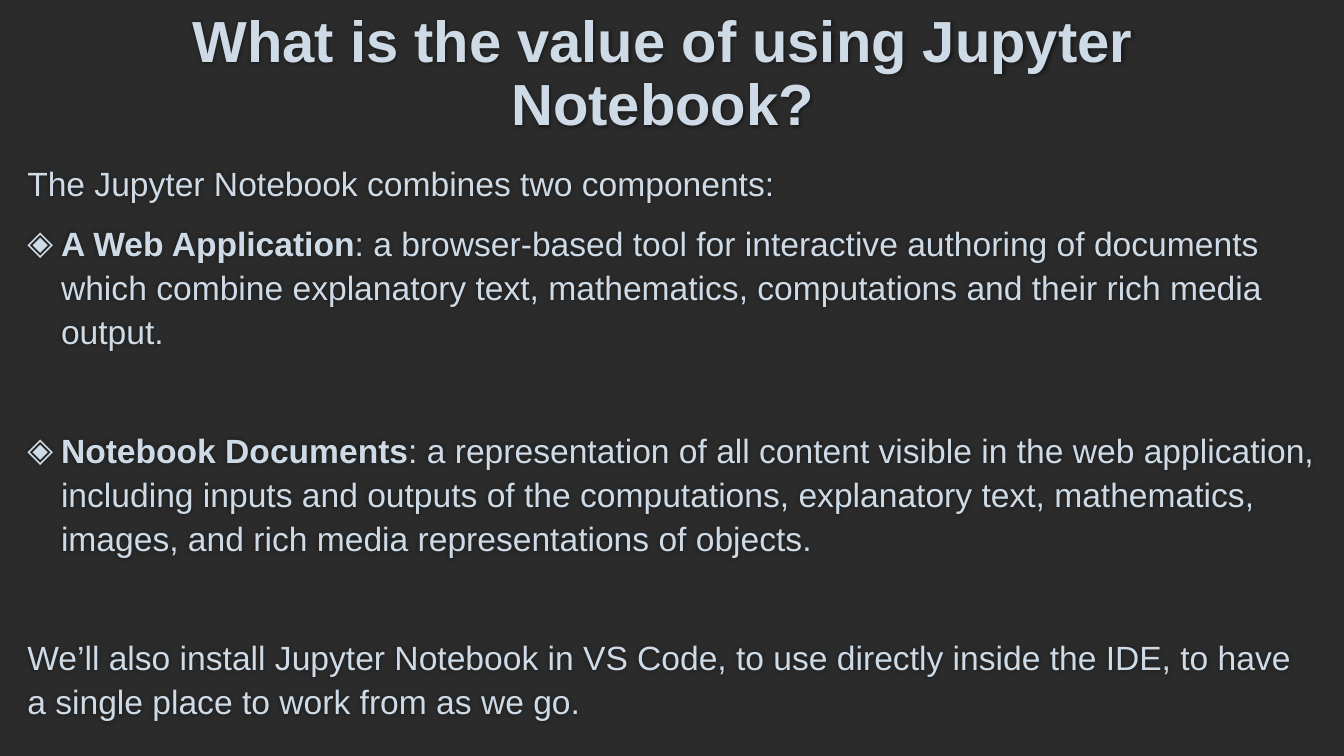
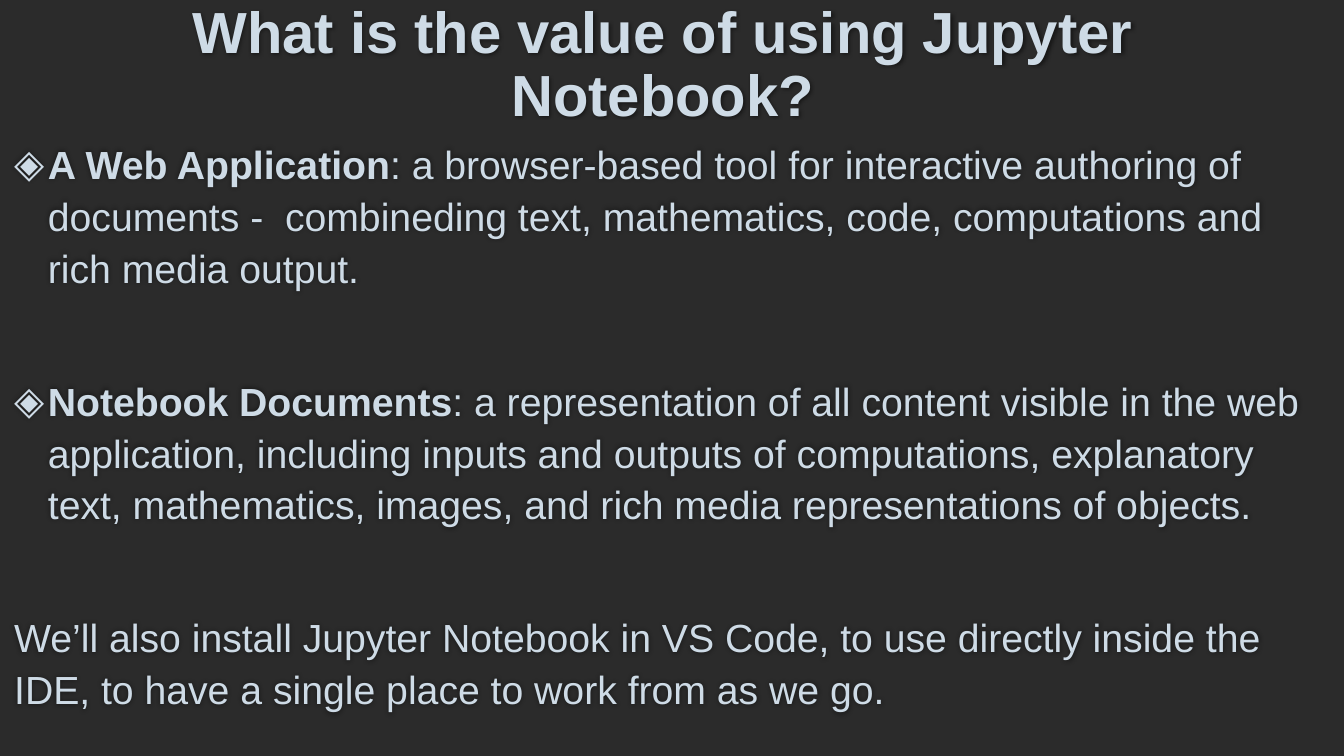
Before and after one commit to torres11991/dap-curriculum, a slide deck: slide 3 of Section05/5.1.2-Python_JupyterNotebook.pptx. Drawn at 1344x756 pixels with LibreOffice and Linux fonts; fonts in the diff are those of the drawing; background and template pictures are left out; a plain dark background stands for a picture behind light text. Boxes give left, top, right and bottom in pixels: in the first picture for what was removed or moved away, otherwise in the second. Text is boxed around its words. In the diff, an @@ line names an element or a change of style, - is before the commit and + after.

```diff
--- a/Section05/5.1.2-Python_JupyterNotebook.pptx
+++ b/Section05/5.1.2-Python_JupyterNotebook.pptx
@@ title "What is the value of ...": place and size @@
-title "What is the value of ..." at <box>192,20,1132,126</box>
+title "What is the value of ..." at <box>192,11,1132,117</box>
@@ text "A Web Application: a browser-based ...": place and size @@
-text "A Web Application: a browser-based ..." at <box>27,171,1314,721</box>
+text "A Web Application: a browser-based ..." at <box>14,150,1299,712</box>
@@ text at <box>48,150,1299,527</box>: text changed; size 24 to 28 pt @@
-The Jupyter Notebook combines two components:
-◈ A Web Application: a browser-based tool for interactive authoring of documents which combine explanatory text, mathematics, computations and their rich media output.
-◈ Notebook Documents: a representation of all content visible in the web application, including inputs and outputs of the computations, explanatory text, mathematics, images, and rich media representations of objects.
+◈ A Web Application: a browser-based tool for interactive authoring of documents - combineding text, mathematics, code, computations and rich media output.
+◈ Notebook Documents: a representation of all content visible in the web application, including inputs and outputs of computations, explanatory text, mathematics, images, and rich media representations of objects.
@@ text at <box>14,623,1260,712</box>: size 24 to 28 pt in "We’ll also install Jupyter Notebook in VS ..." @@
```
Also in this commit, not shown: 6 other slides changed, 3 slides added, 2 slides removed, 7 other files.
